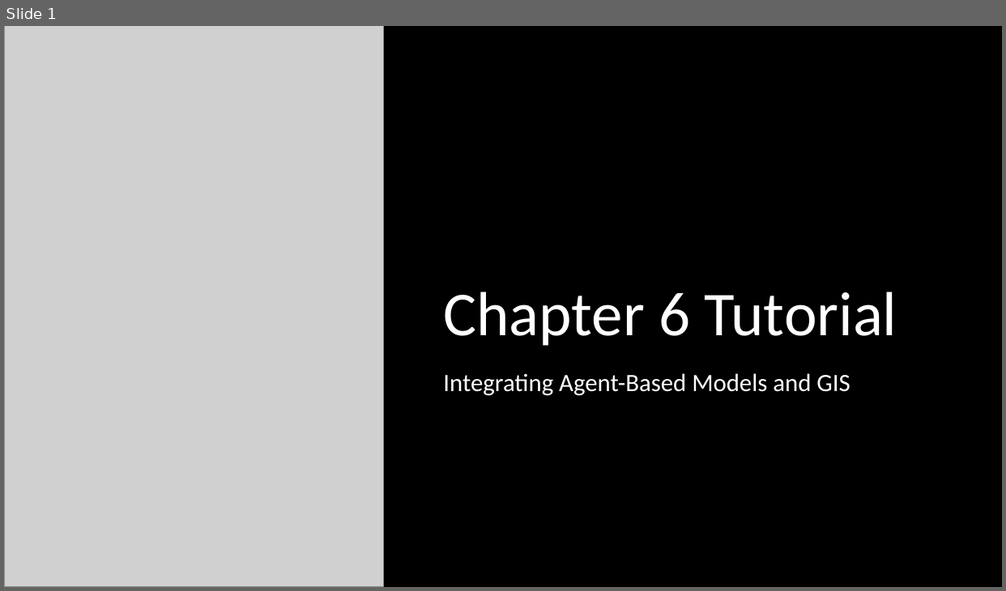
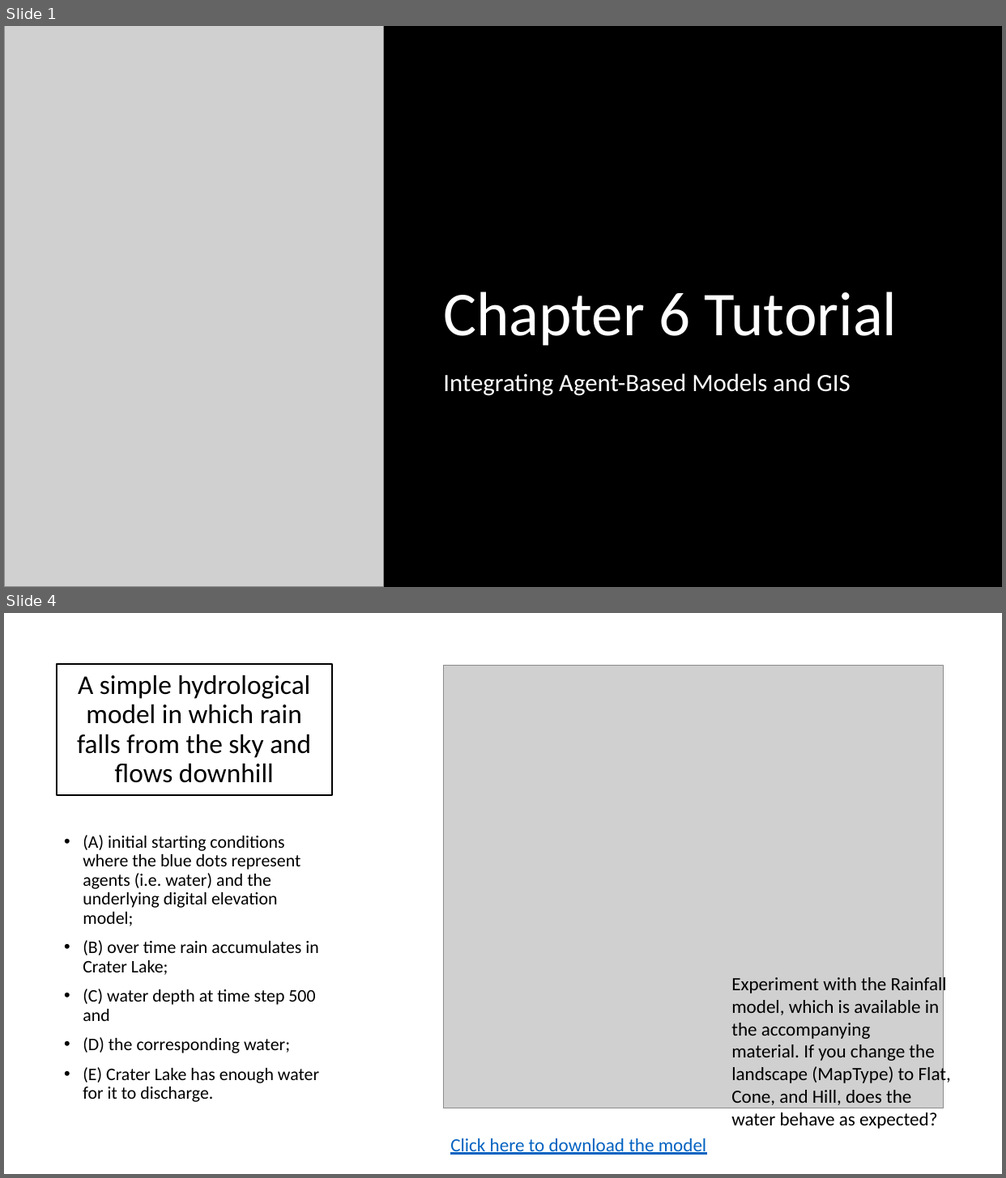
Before and after one commit to abmgis/abmgis, a slide deck: Chapter06-IntegratingABMandGIS/Chapter6_Tutorial.pptx. Shown one above the other, each under a label of ours: slide 1 before the commit, slides 1 and 4 after it; the slides between them are not shown. The pictures are 1006x591 and 1006x1178 pixels, drawn with LibreOffice and Linux fonts; fonts in the diff are those of the drawing; grey boxes stand for pictures. Boxes give left, top, right and bottom in pixels: in the first picture for what was removed or moved away, otherwise in the second. Text is boxed around its words. In the diff, an @@ line names an element or a change of style, - is before the commit and + after.

```diff
--- a/Chapter06-IntegratingABMandGIS/Chapter6_Tutorial.pptx
+++ b/Chapter06-IntegratingABMandGIS/Chapter6_Tutorial.pptx
@@ slide 4 added at (x1=4, y1=613, x2=1002, y2=1174), background #FFFFFF @@
@@ title added at (x1=57, y1=664, x2=332, y2=796), outline #000000 1.5 pt, 26 pt, text #000000 @@
+A simple hydrological model in which rain falls from the sky and flows downhill
@@ picture added at (x1=444, y1=666, x2=944, y2=1109) @@
@@ text added at (x1=83, y1=835, x2=319, y2=1102), 17 pt, text #000000 @@
+• (A) initial starting conditions where the blue dots represent agents (i.e. water) and the underlying digital elevation model;
+• (B) over time rain accumulates in Crater Lake;
+• (C) water depth at time step 500 and
+• (D) the corresponding water;
+• (E) Crater Lake has enough water for it to discharge.
@@ text added at (x1=731, y1=975, x2=951, y2=1129), 18 pt, text #000000 @@
+Experiment with the Rainfall model, which is available in the accompanying
+material. If you change the landscape (MapType) to Flat, Cone, and Hill, does the water behave as expected?
@@ text added at (x1=450, y1=1139, x2=706, y2=1155), 18 pt, text #0563C1, underline @@
+Click here to download the model
```
Also in this commit, not shown: 6 other slides added.
